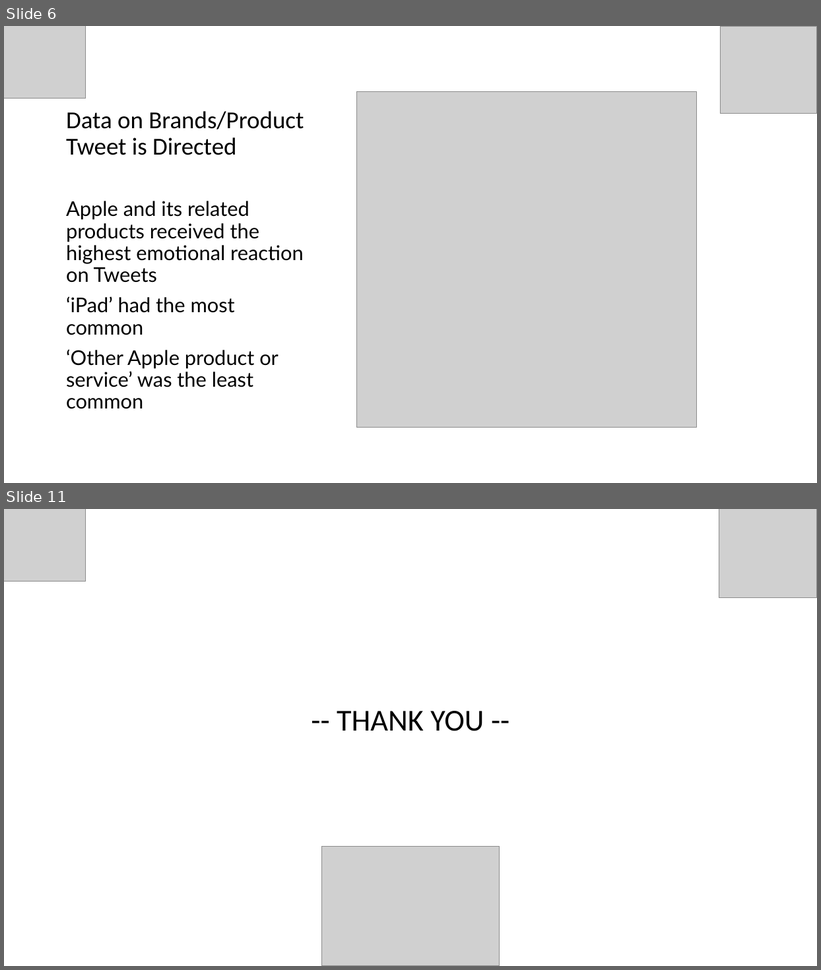
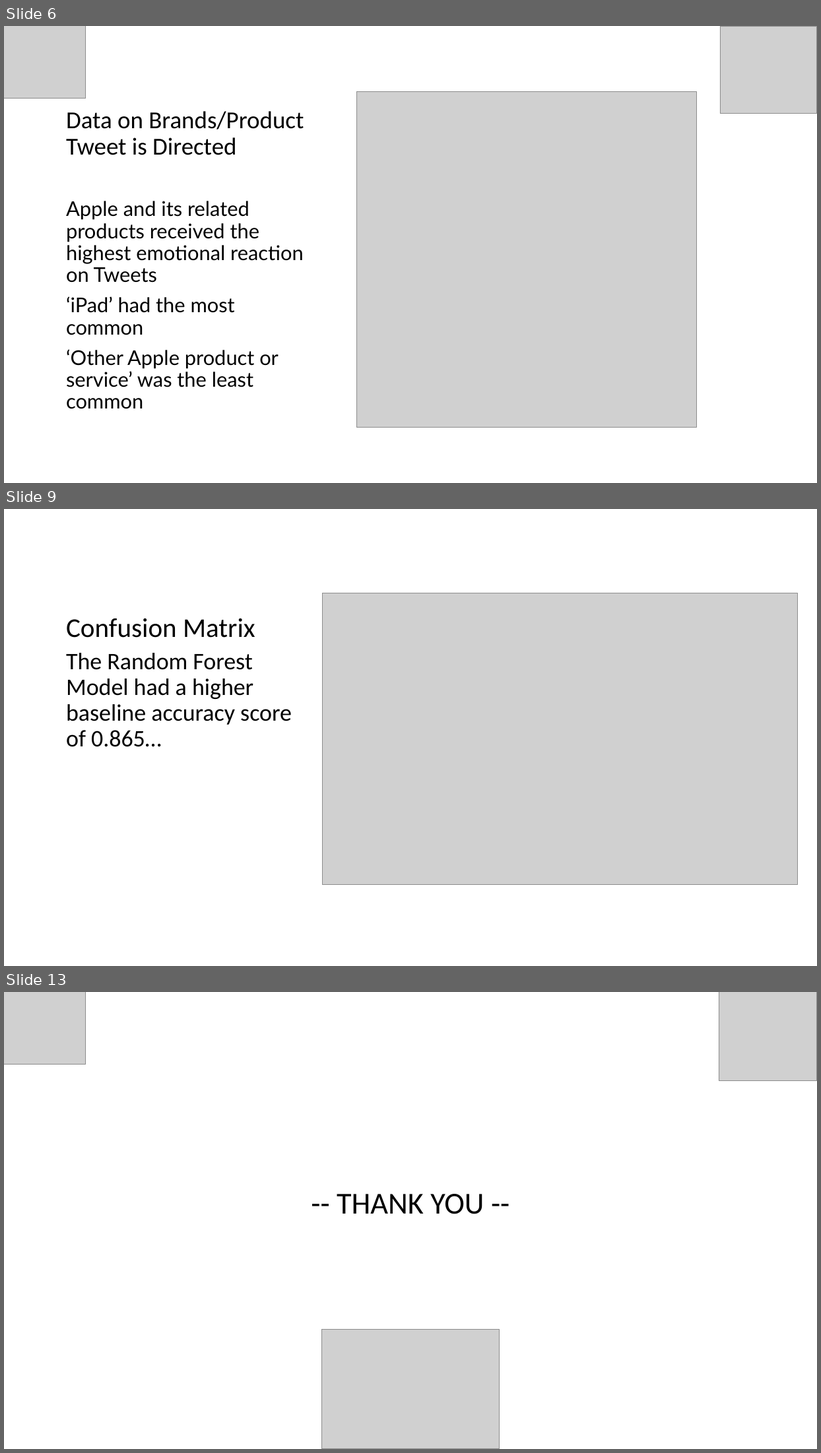
Before and after one commit to reagan-adajo/Phase_4, a slide deck: presentation.pptx. Shown one above the other, each under a label of ours: slides 6 and 11 before the commit, slides 6, 9 and 13 after it; the slides between them are not shown. The pictures are 821x970 and 821x1453 pixels, drawn with LibreOffice and Linux fonts; fonts in the diff are those of the drawing; grey boxes stand for pictures. Boxes give left, top, right and bottom in pixels: in the first picture for what was removed or moved away, otherwise in the second. Text is boxed around its words. In the diff, an @@ line names an element or a change of style, - is before the commit and + after.

```diff
--- a/presentation.pptx
+++ b/presentation.pptx
@@ slide 9 added at (4, 509, 817, 966), background #FFFFFF @@
@@ picture added at (322, 593, 797, 885) @@
@@ title added at (66, 618, 255, 638), 32 pt, text #000000 @@
+Confusion Matrix
@@ text added at (66, 653, 292, 747), 28 pt, text #000000 @@
+The Random Forest Model had a higher baseline accuracy score of 0.865…
@@ what was slide 11 is now slide 13 @@
```
Also in this commit, not shown: 6 slides changed, 2 other slides added, 1 slide removed, 10 other files.
